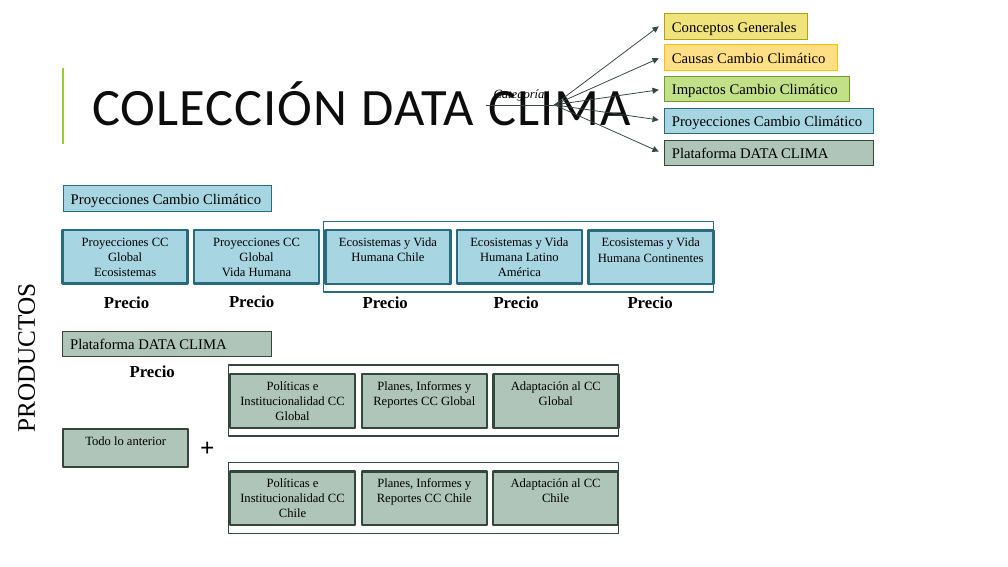
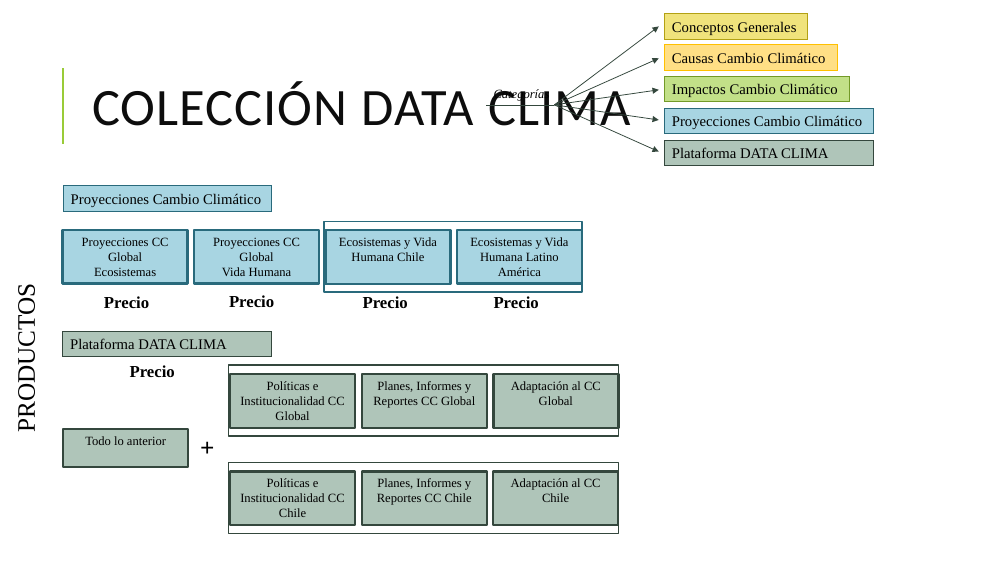
Before and after one commit to Sud-Austral/DATA-ICC, a slide deck: slide 4 of Organización DATA CLIMA.pptx. Drawn at 1008x567 pixels with LibreOffice and Linux fonts; fonts in the diff are those of the drawing. Boxes give left, top, right and bottom in pixels: in the first picture for what was removed or moved away, otherwise in the second. Text is boxed around its words. In the diff, an @@ line names an element or a change of style, - is before the commit and + after.

```diff
--- a/Organización DATA CLIMA.pptx
+++ b/Organización DATA CLIMA.pptx
@@ rectangle: place and size @@
-rectangle at [324,222,713,293]
+rectangle at [324,222,582,293]
@@ rectangle removed at [588,231,713,284] @@
-Ecosistemas y Vida Humana Continentes
@@ text removed at [628,296,673,308] @@
-Precio
```
Also in this commit, not shown: 2 other slides changed, 16 other files.
